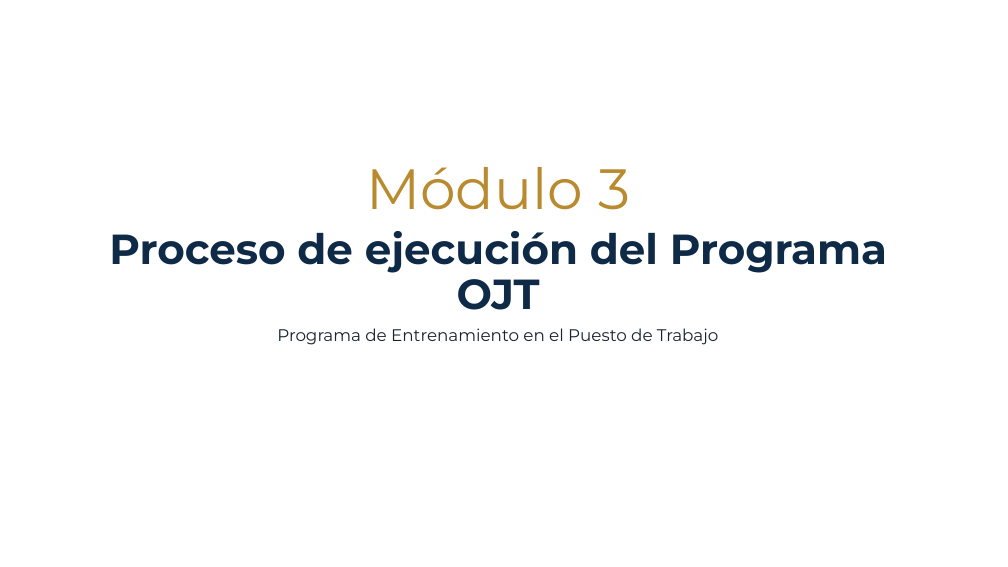
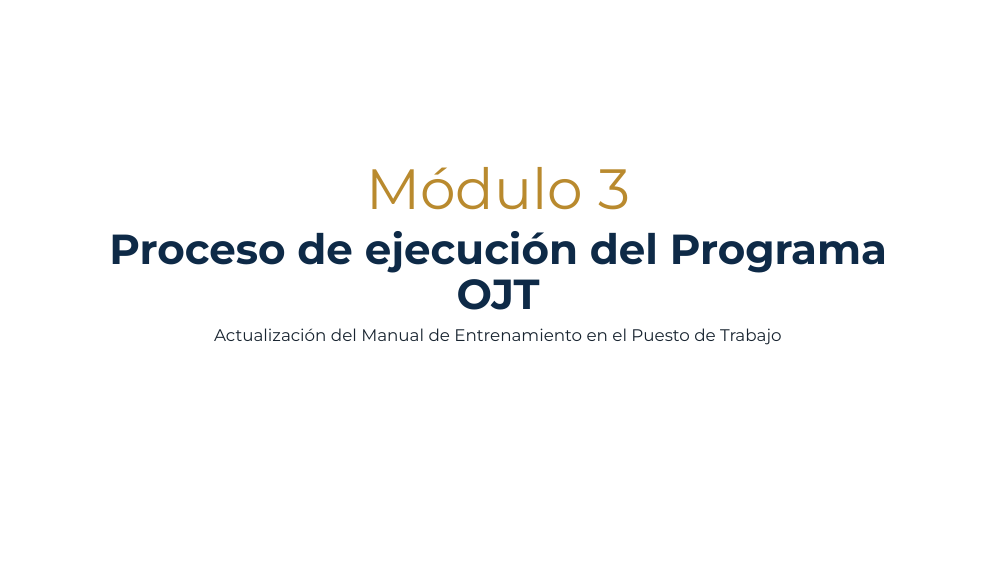
Before and after one commit to jmfigueroah01-creator/Curso-MEPT-OJT, a slide deck: slide 1 of modulo3.pptx. Drawn at 1008x567 pixels with LibreOffice and Linux fonts; fonts in the diff are those of the drawing; background and template pictures are left out. Boxes give left, top, right and bottom in pixels: in the first picture for what was removed or moved away, otherwise in the second. Text is boxed around its words. In the diff, an @@ line names an element or a change of style, - is before the commit and + after.

```diff
--- a/modulo3.pptx
+++ b/modulo3.pptx
@@ title at box(214, 328, 781, 345): text changed @@
-Programa de Entrenamiento en el Puesto de Trabajo
+Actualización del Manual de Entrenamiento en el Puesto de Trabajo
```
Also in this commit, not shown: 19 other slides changed, 1 slide added, 3 slides removed, 5 other files.
